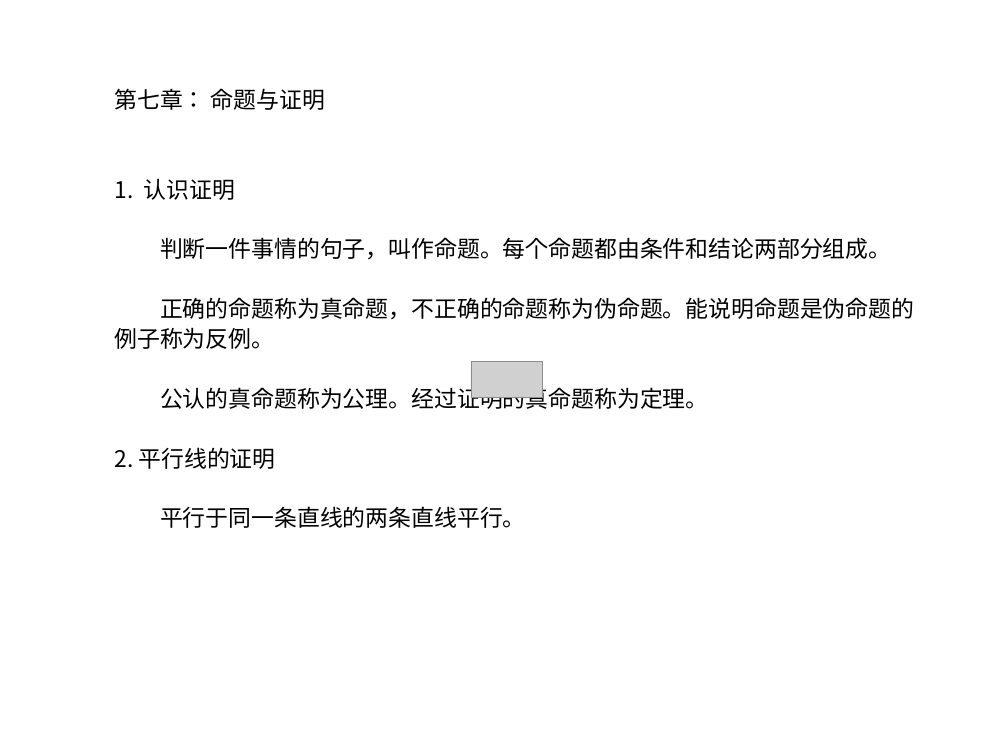
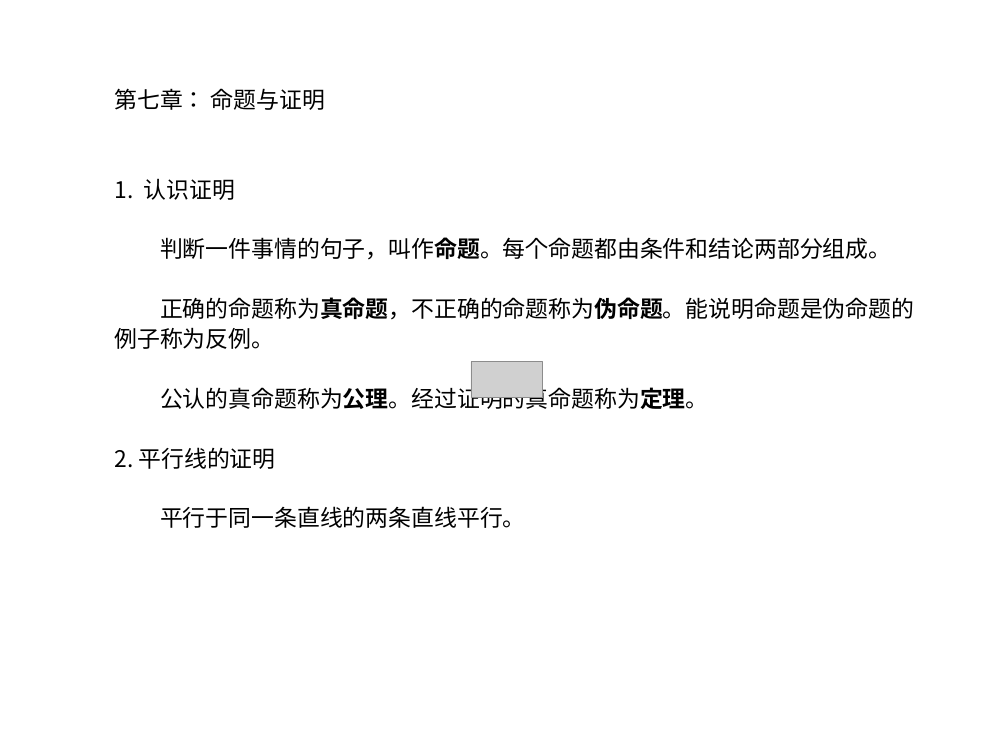
Before and after one commit to ericzhang/english-math, a slide deck: slide 1 of math/grade-8-上/8上数学北师大版-unit-7-命题与证明.ppt. Drawn at 1008x756 pixels with LibreOffice and Linux fonts; fonts in the diff are those of the drawing; grey boxes stand for pictures. Boxes give left, top, right and bottom in pixels: in the first picture for what was removed or moved away, otherwise in the second. Text is boxed around its words. In the diff, an @@ line names an element or a change of style, - is before the commit and + after.

```diff
--- a/math/grade-8-上/8上数学北师大版-unit-7-命题与证明.ppt
+++ b/math/grade-8-上/8上数学北师大版-unit-7-命题与证明.ppt
@@ text at box(114, 237, 914, 409): bold on in "判断一件事情的句子，叫作命题。每个命题都由条件和结论两部分组成。", "正确的命题称为真命题，不正确的命题称为伪命题。能说明命题是伪命题的例子称为反例。", "公认的真命题称为公理。经过证明的真命题称为定理。" @@
```
Also in this commit, not shown: 28 other files.
